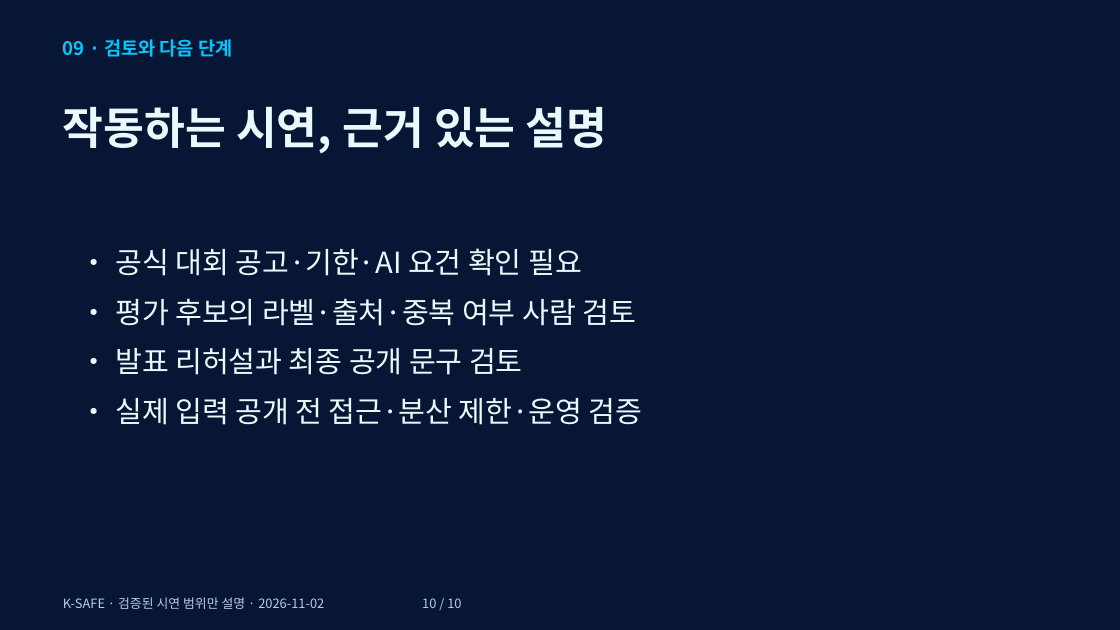
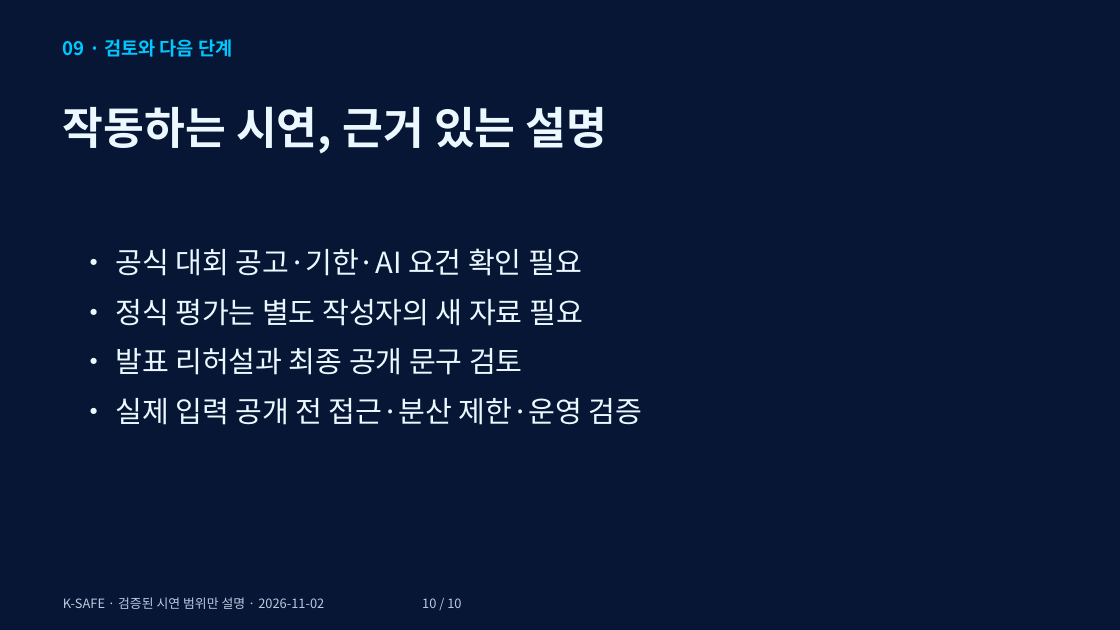
Before and after one commit to MetaStudy999/k-safe-ai-hackathon-2026, a slide deck: slide 10 of docs/08-presentation/K-SAFE-MVP-20261102.pptx. Drawn at 1120x630 pixels with LibreOffice and Linux fonts; fonts in the diff are those of the drawing. Boxes give left, top, right and bottom in pixels: in the first picture for what was removed or moved away, otherwise in the second. Text is boxed around its words. In the diff, an @@ line names an element or a change of style, - is before the commit and + after.

```diff
--- a/docs/08-presentation/K-SAFE-MVP-20261102.pptx
+++ b/docs/08-presentation/K-SAFE-MVP-20261102.pptx
@@ text at <box>115,299,583,326</box>: text changed @@
-• 평가 후보의 라벨·출처·중복 여부 사람 검토
+• 정식 평가는 별도 작성자의 새 자료 필요
```
Also in this commit, not shown: 1 other slide changed, 14 other files.
